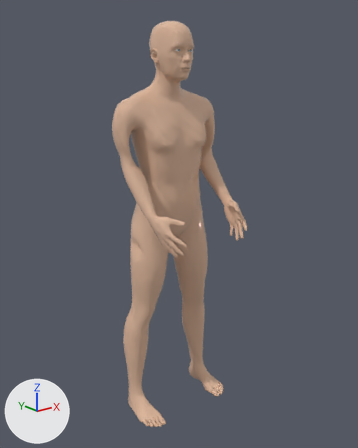
The glTF model public/bodymap3d/v3/real-human/body-erwachsener-divers-unbekannt-keine-brueste-real-v3.glb as it was, and as the next commit left it.
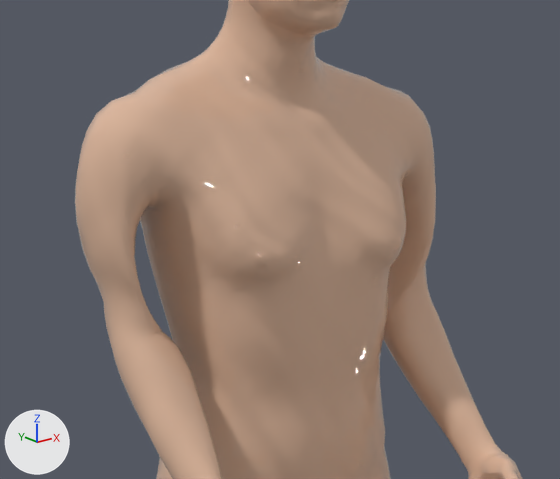
The first picture shows the older version from a 50 mm camera at (-1.284, -1.582, 1.541) aimed at (-0.003, 0.018, 0.901). The close-ups show the older and then the newer version on the part from 25% to 70% of the width and 16% to 46% of the height of that picture. Only the edits that show in the close-ups are written down. Every picture has the same lights, and +X, +Y and +Z are marked at lower left. Vertices at exactly the same position are counted once.

The first close-up shows 'real-human-body'.
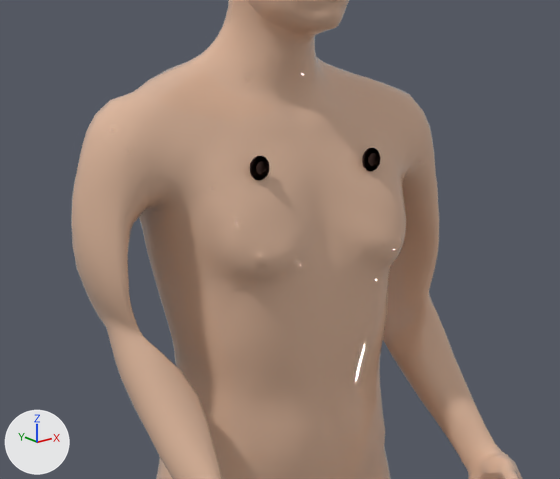
The change, as a diff of the scene's bpy script:
```diff
--- a/public/bodymap3d/v3/real-human/body-erwachsener-divers-unbekannt-keine-brueste-real-v3.glb.py
+++ b/public/bodymap3d/v3/real-human/body-erwachsener-divers-unbekannt-keine-brueste-real-v3.glb.py
@@ mat_areola_skin @@
+mat_areola_skin = principled_material('areola_skin')
+mat_areola_skin.base_color = (0.48, 0.25, 0.2)  # beige #b8897c
+mat_areola_skin.roughness = 0.58
@@ me_real_human_body @@
 me_real_human_body.from_pydata(...)  # 13380 vertices, 26756 faces; spans x -0.26..0.26, y -0.23..0.23, z 0.0..1.72
 # used by ob_real_human_body; location = (0.0, 0.0, 0.0)
+# me_real_human_body part 1: 14 of the vertices in x -0.18..-0.16, y 0.06..0.13, z 1.14..1.17 are moved by (-0.03, 0.0, -0.01)
+# me_real_human_body part 2: 81 of the vertices in x -0.24..-0.16, y 0.05..0.15, z 1.13..1.24 are moved by (-0.02, 0.0, 0.0)
+# me_real_human_body part 3: 86 of the vertices in x -0.25..-0.16, y 0.03..0.15, z 1.11..1.31 are moved by (-0.01, 0.0, 0.0)
+# me_real_human_body part 4: 86 of the vertices in x 0.16..0.25, y 0.03..0.15, z 1.11..1.31 are moved by (0.01, 0.0, 0.0)
+# me_real_human_body part 5: 4 of the vertices in x 0.16..0.18, y 0.08..0.13, z 1.14..1.17 are moved by (0.02, 0.0, -0.01)
+# me_real_human_body part 6: 81 of the vertices in x 0.16..0.24, y 0.05..0.15, z 1.13..1.24 are moved by (0.02, 0.0, 0.0)
+# me_real_human_body part 7: 14 of the vertices in x 0.16..0.18, y 0.06..0.13, z 1.14..1.17 are moved by (0.03, 0.0, -0.01)
 me_real_human_body.materials.append(mat_skin_real_human)
@@ me_real_human_nipple_right @@
+me_real_human_nipple_right.from_pydata(...)  # 146 vertices, 288 faces; spans x 0.0748..0.0903, y -0.0024..0.0114, z 1.3425..1.3579
+me_real_human_nipple_right.materials.append(mat_areola_skin)  # beige #b8897c
@@ me_real_human_areola_right @@
+me_real_human_areola_right.from_pydata(...)  # 222 vertices, 440 faces; spans x 0.0688..0.0963, y 0.0054..0.014, z 1.3364..1.364
+me_real_human_areola_right.materials.append(mat_areola_skin)  # beige #b8897c
@@ me_real_human_nipple_left @@
+me_real_human_nipple_left.from_pydata(...)  # 146 vertices, 288 faces; spans x -0.0903..-0.0748, y -0.0024..0.0114, z 1.3425..1.3579
+me_real_human_nipple_left.materials.append(mat_areola_skin)  # beige #b8897c
@@ me_real_human_areola_left @@
+me_real_human_areola_left.from_pydata(...)  # 222 vertices, 440 faces; spans x -0.0963..-0.0688, y 0.0054..0.014, z 1.3364..1.364
+me_real_human_areola_left.materials.append(mat_areola_skin)  # beige #b8897c
@@ ob_real_human_nipple_right @@
+ob_real_human_nipple_right = bpy.data.objects.new('real-human-nipple-right', me_real_human_nipple_right)
+ob_real_human_nipple_right.location = (0.0, 0.0, 0.0)
@@ ob_real_human_areola_right @@
+ob_real_human_areola_right = bpy.data.objects.new('real-human-areola-right', me_real_human_areola_right)
+ob_real_human_areola_right.location = (0.0, 0.0, 0.0)
@@ ob_real_human_nipple_left @@
+ob_real_human_nipple_left = bpy.data.objects.new('real-human-nipple-left', me_real_human_nipple_left)
+ob_real_human_nipple_left.location = (0.0, 0.0, 0.0)
@@ ob_real_human_areola_left @@
+ob_real_human_areola_left = bpy.data.objects.new('real-human-areola-left', me_real_human_areola_left)
+ob_real_human_areola_left.location = (0.0, 0.0, 0.0)
```

Changed parts and their boxes [x1, y1, x2, y2] in the close-ups (560 x 479 px; the box of a moved part takes in the faces that stretch with it):
'real-human-body', reshaped: before [75, 0, 522, 479]; after [71, 0, 522, 479]
'real-human-areola-left', added: after [249, 156, 269, 180]
'real-human-areola-right', added: after [362, 148, 380, 171]
'real-human-nipple-left', added: after [256, 161, 269, 175]
'real-human-nipple-right', added: after [369, 153, 380, 166]
part 1 of me_real_human_body, moved or reshaped (not visible afterwards): before [159, 327, 189, 367]
part 2 of me_real_human_body, moved or reshaped: before [82, 249, 190, 370]; after [73, 248, 154, 346]
part 3 of me_real_human_body, moved or reshaped: before [75, 193, 199, 396]; after [71, 195, 198, 396]
part 4 of me_real_human_body, moved or reshaped: before [385, 170, 436, 369]; after [383, 171, 439, 369]
part 5 of me_real_human_body, moved or reshaped (mostly hidden before): before [383, 327, 392, 348]; after [388, 313, 400, 348]
part 6 of me_real_human_body, moved or reshaped: before [383, 239, 433, 351]; after [384, 239, 439, 350]
part 7 of me_real_human_body, moved or reshaped: before [385, 291, 412, 344]; after [384, 292, 422, 345]
